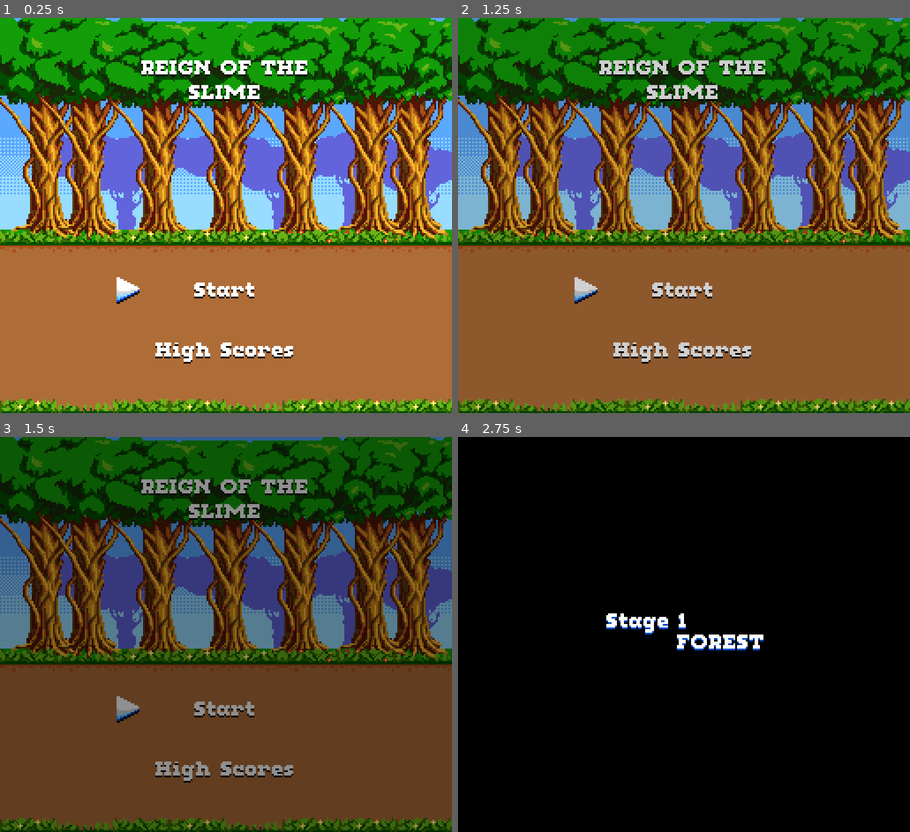
Above: before the commit, frames 1-4 (two rows, left to right).
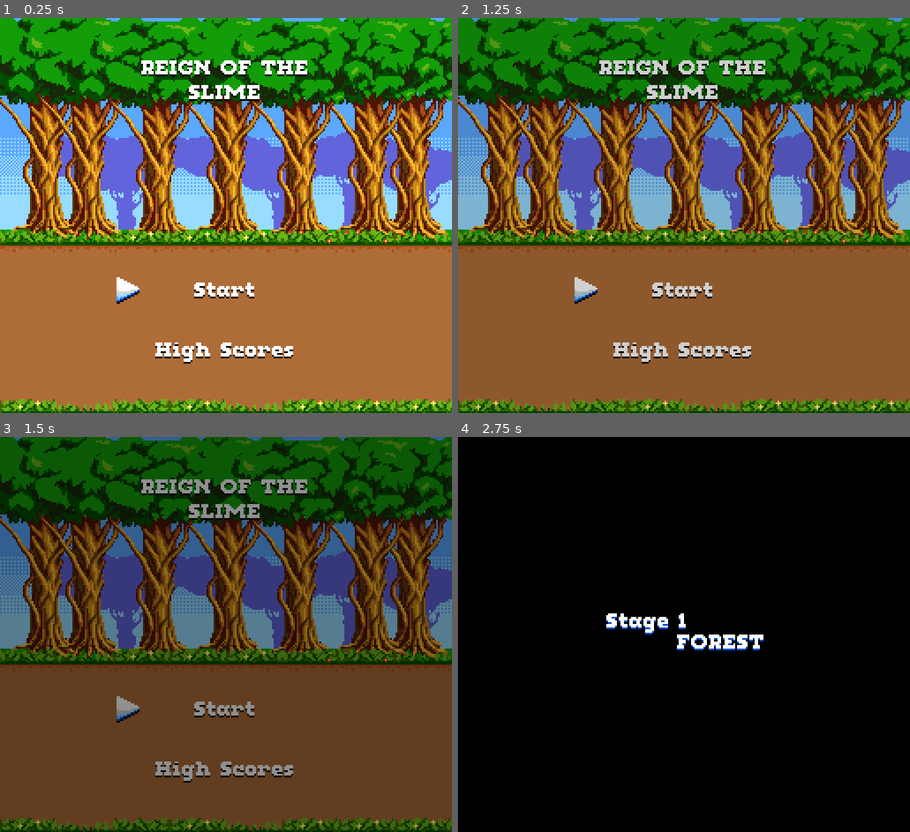
Above: after the commit, the same moments.

Repository: svntax/BlockBornArcadeJam
Game: Godot game, scene res://UI/Screens/TitleScreen.tscn
Two runs of this game, one before a commit and one after it. Both use one fixed random seed, a clock stepped at 60 frames per second and the inputs below.
Inputs (mouse positions are in pixels of both pictures, inside the frame that each line leads up to):
- Up to frame 1 (0.25 s): no input
- Up to frame 2 (1.25 s): click "Start" at 0.5 s
- Up to frame 3 (1.5 s): click "Start" at 1.25 s
- Up to frame 4 (2.75 s): tap Enter (ui_accept) at 2, 2.27, 2.3, 2.57 s; move the mouse to (783, 614) at 2.02 s; hold Right (move_right) from 2.03 s (still down); tap Z (attack) at 2.1 s

The runs differ from the first frame. In frame 1, 2.1% of the frame differs, in the area x 35-63%, y 0-55%; in frame 2, 2.1%; in frame 3, 1.9%; in frame 4, nothing differs.

Commit message:
Fixed middle tree in title screen.

Diff:
--- a/UI/Screens/TitleScreen.tscn
+++ b/UI/Screens/TitleScreen.tscn
@@ -80,7 +80,7 @@
 position = Vector2( 48, 120 )
 
 [node name="TallTree5" parent="Decorations" instance=ExtResource( 5 )]
-position = Vector2( 128, 122 )
+position = Vector2( 128, 120 )
 
 [node name="TallTree6" parent="Decorations" instance=ExtResource( 5 )]
 position = Vector2( 88, 122 )
--- a/project.godot
+++ b/project.godot
@@ -34,8 +34,8 @@
 
 window/size/width=256
 window/size/height=224
-window/size/test_width=1024
-window/size/test_height=896
+window/size/test_width=768
+window/size/test_height=672
 window/stretch/mode="viewport"
 window/stretch/aspect="keep"
 
